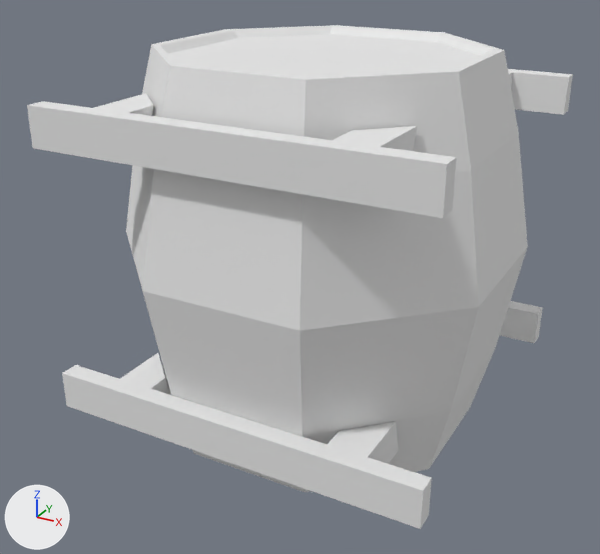
Two versions of the OBJ model src/main/resources/assets/bdsandm/models/block/wood_barrel_supported.obj, one commit apart.
The view is the same before and after, from a camera (50 mm lens) standing at (1.454, -2.358, 1.302) and looking at (0.468, -0.565, 0.406). Arrows for +X, +Y and +Z are at lower left; the lights stay in place. Where no turn or scale is listed for an object, it has been applied to the vertices.

The first picture shows 'Cylinder_Cylinder.001'.
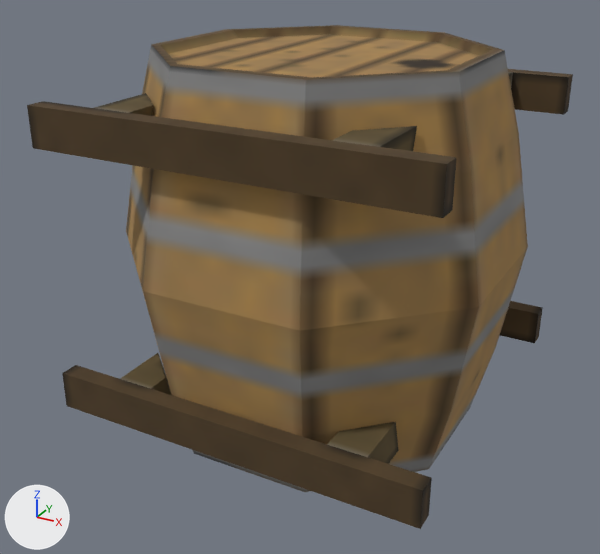
What differs and where, as boxes [x1, y1, x2, y2] in the pictures (600 x 554 px):
'Cylinder_Cylinder.001', surface changed (grey to brown): [27, 25, 573, 529] in both

What changed in the scene script:
```text
Add img_wood_barrel:
    img_wood_barrel = load_image('wood_barrel', '../../textures/blocks/wood_barrel.png', 64, 64, 'sRGB')
Change mat_none:
    remove mat_none.base_color = (0.8, 0.8, 0.8)  # white #e7e7e7
    add mat_none.texture = img_wood_barrel
```
